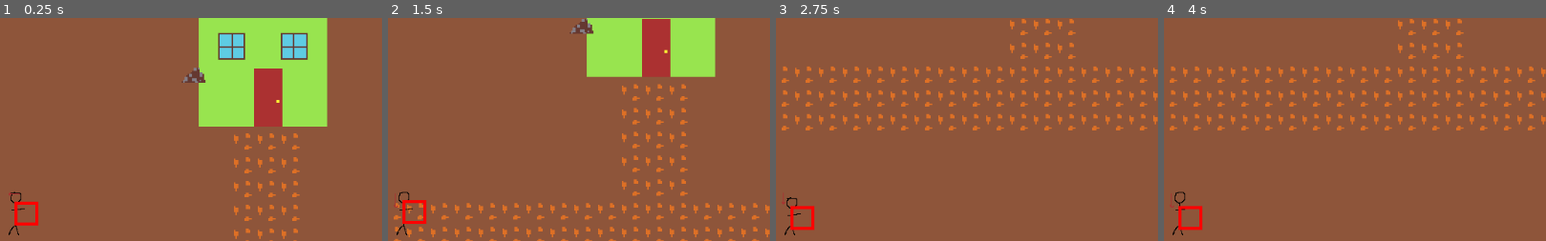
Above: before the commit, frames 1-4 (left to right).
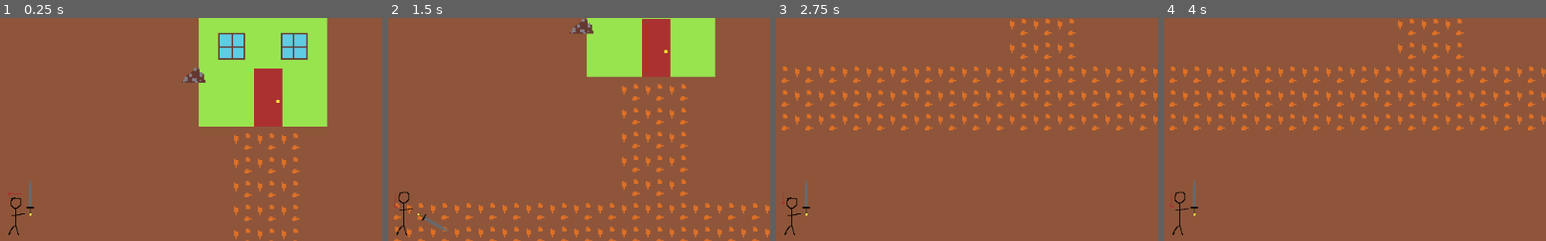
Above: after the commit, the same moments.

Repository: ToxicGLaDOS/cavetown
Game: Godot game, scene res://main.tscn
The game is run twice, just before and just after one commit, with the same random seed, the same clock (stepped at 60 frames per second) and the same inputs.
Inputs:
- Up to frame 1 (0.25 s): no input
- Up to frame 2 (1.5 s): tap Enter at 0.5 s; hold Right 0.53-1.28 s; tap E at 0.6, 1.35 s; tap Space at 0.77 s; hold S from 1.28 s (still down)
- Up to frame 3 (2.75 s): tap Space at 1.52 s; release S at 2.03 s; hold Right from 2.03 s (still down); tap E at 2.1 s
- Up to frame 4 (4 s): tap Space at 2.75, 3.02, 3.77 s; release Right at 2.78 s; hold Up 2.78-3.53 s; tap E at 2.85, 3.6 s; hold Left from 3.53 s (still down)
The pictures show only the part of the screen within x 48-98%, y 6-56%; the shares and areas given below are measured in that part.

The runs differ from the first frame. In frame 1, 0.5% of the frame differs, in the area x 2-10%, y 72-94%; in frame 2, 0.4%; in frame 3, 0.4%; in frame 4, 0.4%.

Commit message:
Add swing-able sword

Diff:
--- a/main.tscn
+++ b/main.tscn
@@ -36,10 +36,8 @@
 [node name="KinematicBody2D" parent="Player" index="0"]
 speed = 10000.0
 
-[node name="AnimatedSprite" parent="Player/KinematicBody2D" index="1"]
-frame = 0
-
 [node name="MeshInstance2D" type="MeshInstance2D" parent="."]
+visible = false
 mesh = SubResource( 1 )
 texture = SubResource( 3 )
 script = ExtResource( 5 )
--- a/player/player.gd
+++ b/player/player.gd
@@ -8,6 +8,7 @@
 export(NodePath) var tilemap_path
 export(NodePath) var hit_position_path
 export(NodePath) var inventory_path
+export(NodePath) var sword_path
 
 # Called when the node enters the scene tree for the first time.
 func _ready():
@@ -26,9 +27,14 @@
 func pickup_item(item_stack):
     get_node(inventory_path).add_item(item_stack)
 
+func swing_sword():
+    get_node(sword_path).swing()
+
 func _input(event):
     if event is InputEventKey and event.pressed and event.scancode == KEY_SPACE:
         break_ore()
+    if event is InputEventKey and event.pressed and event.scancode == KEY_E:
+        swing_sword()
 
 # Called every frame. 'delta' is the elapsed time since the previous frame.
 #func _process(delta):
--- a/player/player.tscn
+++ b/player/player.tscn
@@ -1,8 +1,9 @@
-[gd_scene load_steps=14 format=2]
+[gd_scene load_steps=15 format=2]
 
 [ext_resource path="res://images/player_directional.png" type="Texture" id=1]
 [ext_resource path="res://player/player_movement.gd" type="Script" id=2]
 [ext_resource path="res://player/player.gd" type="Script" id=3]
+[ext_resource path="res://sword.tscn" type="PackedScene" id=4]
 
 [sub_resource type="RectangleShape2D" id=1]
 extents = Vector2( 10, 29.2098 )
@@ -65,6 +66,7 @@
 [node name="Player" type="Node2D"]
 script = ExtResource( 3 )
 hit_position_path = NodePath("KinematicBody2D/Position2D")
+sword_path = NodePath("KinematicBody2D/Position2D/Sprite")
 
 [node name="KinematicBody2D" type="KinematicBody2D" parent="."]
 script = ExtResource( 2 )
@@ -87,3 +89,5 @@
 
 [node name="Position2D" type="Position2D" parent="KinematicBody2D"]
 position = Vector2( 20.1298, 0.529739 )
+
+[node name="Sprite" parent="KinematicBody2D/Position2D" instance=ExtResource( 4 )]
--- /dev/null
+++ b/sword.gd
@@ -0,0 +1,16 @@
+extends Sprite
+
+export(NodePath) var animation_player_path
+
+var animation_player: AnimationPlayer
+
+func _ready():
+    animation_player = get_node(animation_player_path)
+
+# Signal
+func _on_animation_finished(anim_name):
+    if anim_name == "attack":
+        animation_player.seek(0, true)
+
+func swing():
+    animation_player.play("attack")
--- /dev/null
+++ b/sword.tscn
@@ -0,0 +1,43 @@
+[gd_scene load_steps=5 format=2]
+
+[ext_resource path="res://images/sword.png" type="Texture" id=1]
+[ext_resource path="res://sword.gd" type="Script" id=2]
+
+[sub_resource type="Animation" id=1]
+resource_name = "attack"
+length = 0.2
+tracks/0/type = "value"
+tracks/0/path = NodePath(".:rotation_degrees")
+tracks/0/interp = 1
+tracks/0/loop_wrap = true
+tracks/0/imported = false
+tracks/0/enabled = true
+tracks/0/keys = {
+"times": PoolRealArray( 0, 0.2 ),
+"transitions": PoolRealArray( 1, 1 ),
+"update": 0,
+"values": [ 0.0, 180.0 ]
+}
+
+[sub_resource type="CapsuleShape2D" id=2]
+radius = 8.56012
+height = 54.6252
+
+[node name="Sword" type="Sprite"]
+position = Vector2( -0.0136852, -0.524667 )
+scale = Vector2( 0.75, 0.75 )
+texture = ExtResource( 1 )
+offset = Vector2( 0.0182419, -28.9671 )
+script = ExtResource( 2 )
+animation_player_path = NodePath("AnimationPlayer")
+
+[node name="AnimationPlayer" type="AnimationPlayer" parent="."]
+anims/attack = SubResource( 1 )
+
+[node name="Area2D" type="Area2D" parent="."]
+
+[node name="CollisionShape2D" type="CollisionShape2D" parent="Area2D"]
+position = Vector2( 0, -30 )
+shape = SubResource( 2 )
+
+[connection signal="animation_finished" from="AnimationPlayer" to="." method="_on_animation_finished"]
Binary file added: images/sword.png
Not shown, added: images/sword.png.import
